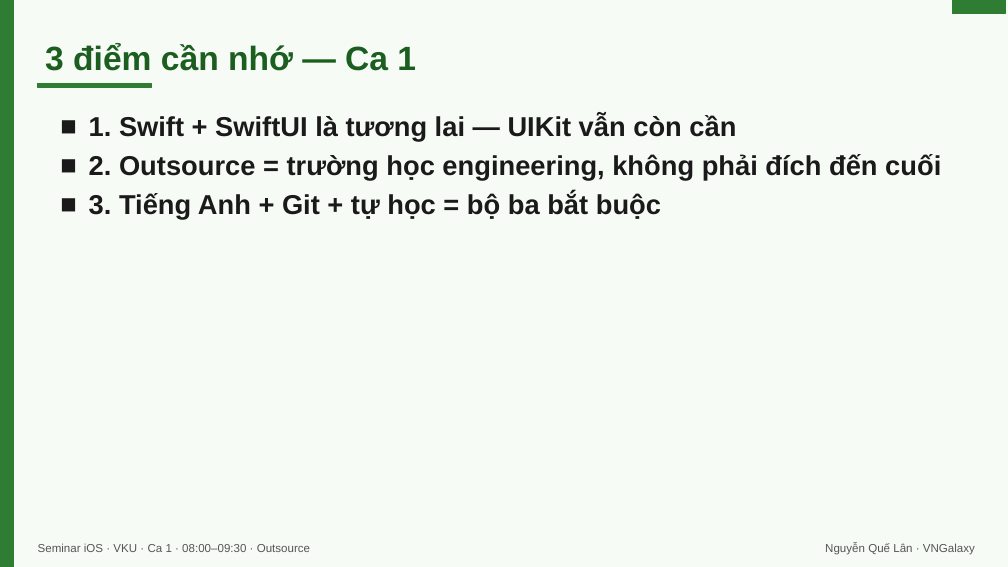
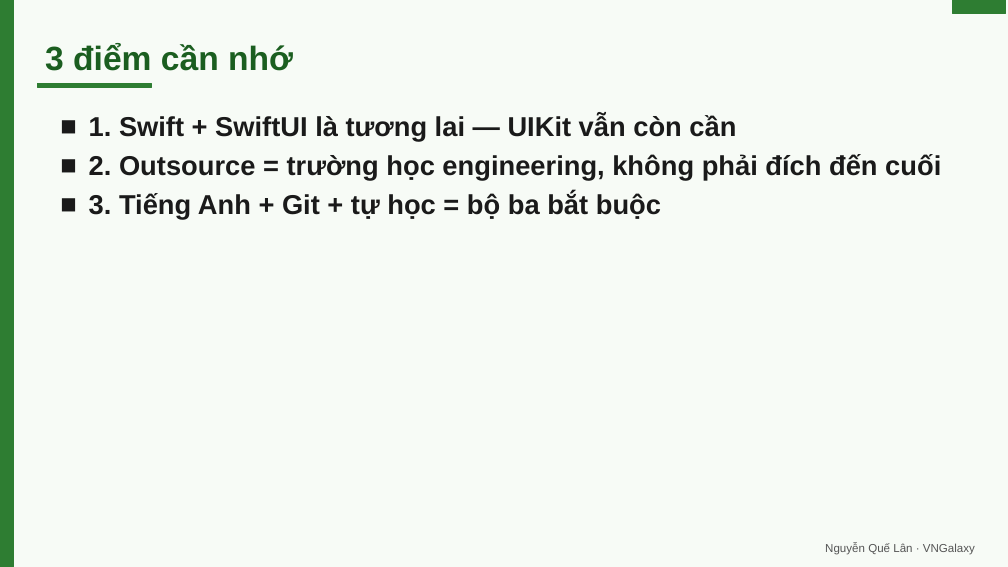
Before and after one commit to lantuyan/vku-semini-01, a slide deck: slide 27 of seminar-ios-vku-ca1.pptx (slide 28 before the commit). Drawn at 1008x567 pixels with LibreOffice and Linux fonts; fonts in the diff are those of the drawing. Boxes give left, top, right and bottom in pixels: in the first picture for what was removed or moved away, otherwise in the second. Text is boxed around its words. In the diff, an @@ line names an element or a change of style, - is before the commit and + after.

```diff
--- a/seminar-ios-vku-ca1.pptx
+++ b/seminar-ios-vku-ca1.pptx
@@ text at box(45, 43, 293, 71): text changed @@
-3 điểm cần nhớ — Ca 1
+3 điểm cần nhớ
@@ text removed at box(38, 543, 310, 552) @@
-Seminar iOS · VKU · Ca 1 · 08:00–09:30 · Outsource
```
Also in this commit, not shown: 15 other slides changed, 13 slides added, 13 slides removed, 8 other files.
